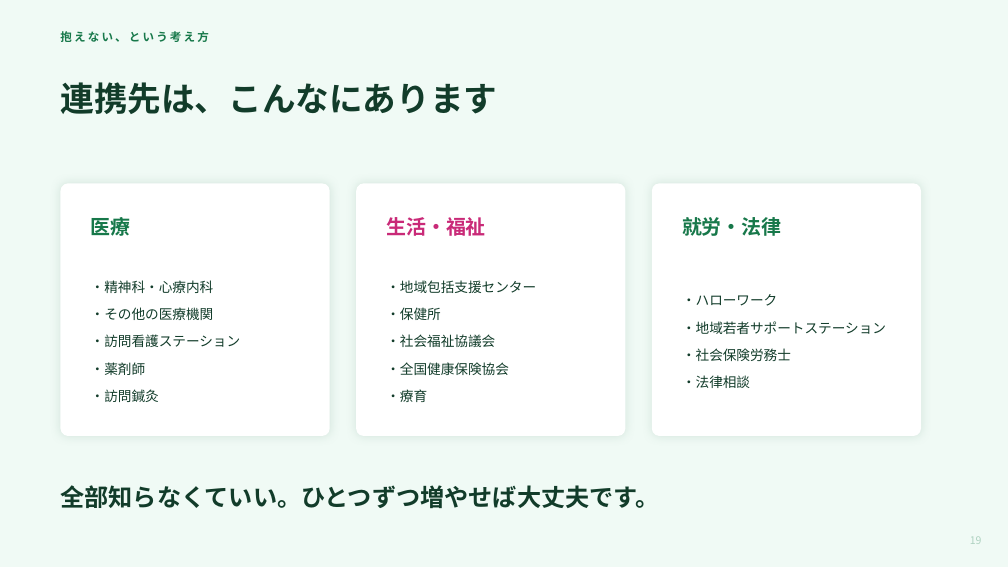
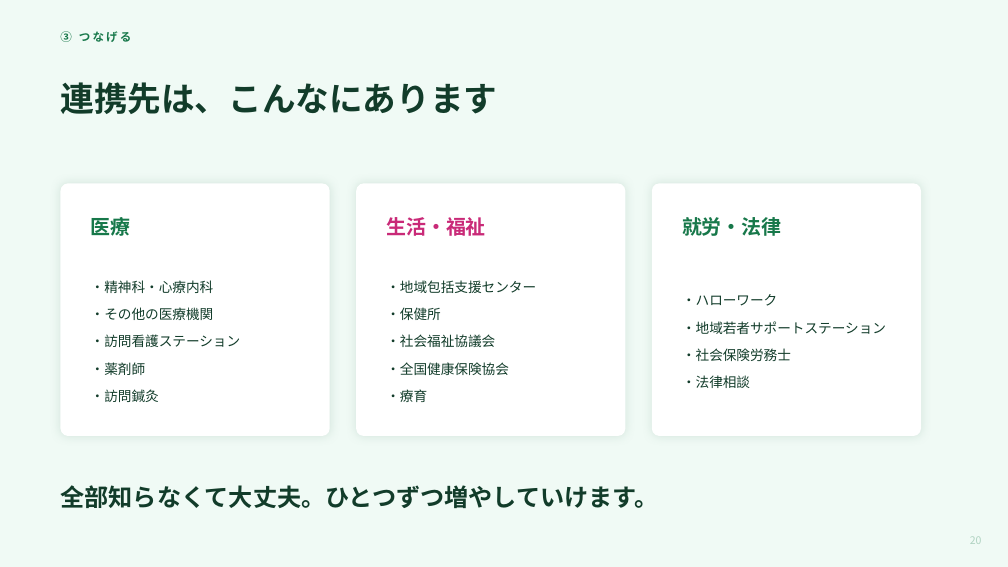
Before and after one commit to mananyon/manayonekura, a slide deck: slide 20 of docs/slides/20261016APNET/APNET本番版.pptx (slide 19 before the commit). Drawn at 1008x567 pixels with LibreOffice and Linux fonts; fonts in the diff are those of the drawing. Boxes give left, top, right and bottom in pixels: in the first picture for what was removed or moved away, otherwise in the second. Text is boxed around its words. In the diff, an @@ line names an element or a change of style, - is before the commit and + after.

```diff
--- a/docs/slides/20261016APNET/APNET本番版.pptx
+++ b/docs/slides/20261016APNET/APNET本番版.pptx
@@ text at bbox=[60, 31, 132, 42]: text changed @@
-抱えない、という考え方
+③ つなげる
@@ text at bbox=[60, 485, 658, 508]: text changed @@
-全部知らなくていい。ひとつずつ増やせば大丈夫です。
+全部知らなくて大丈夫。ひとつずつ増やしていけます。
```
Also in this commit, not shown: 49 other slides changed, 2 slides added, 2 other files.
